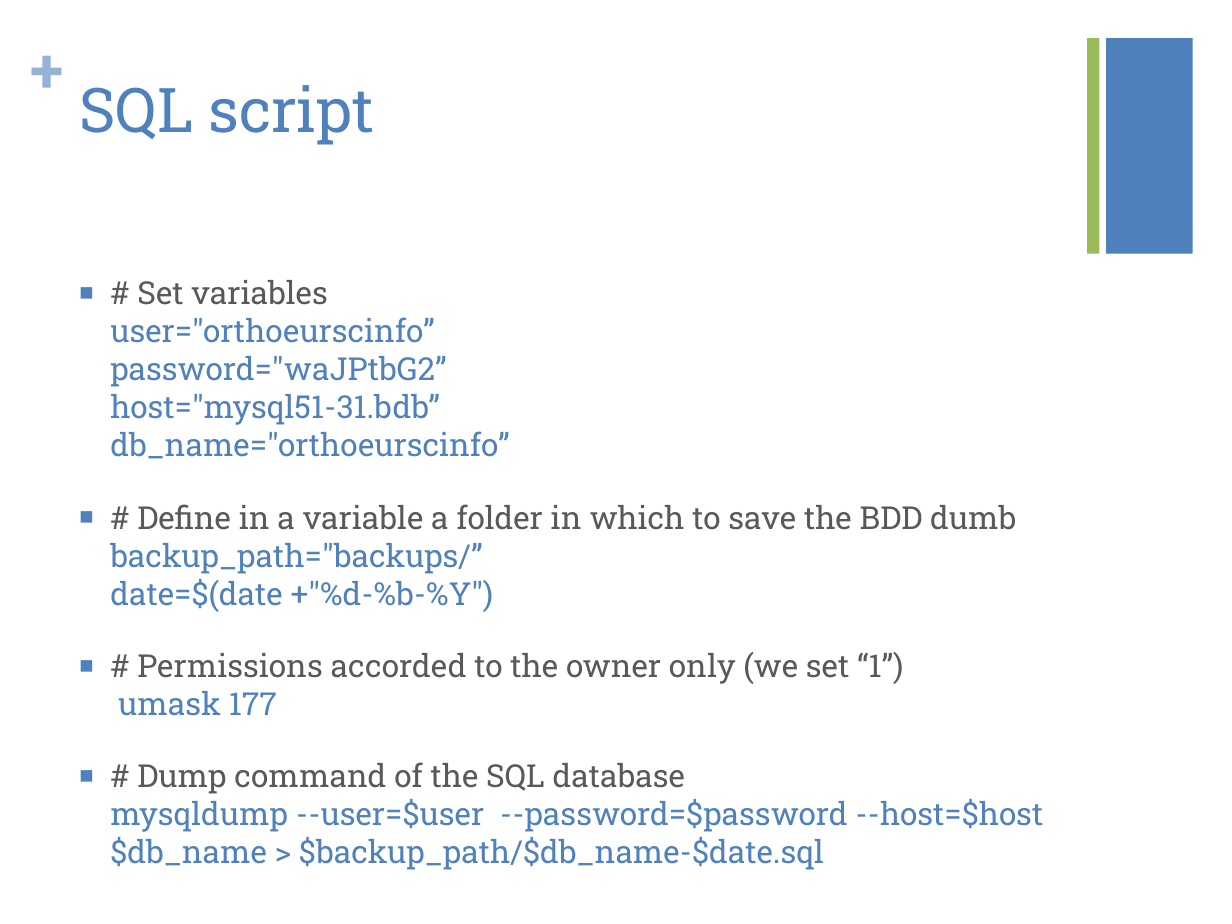
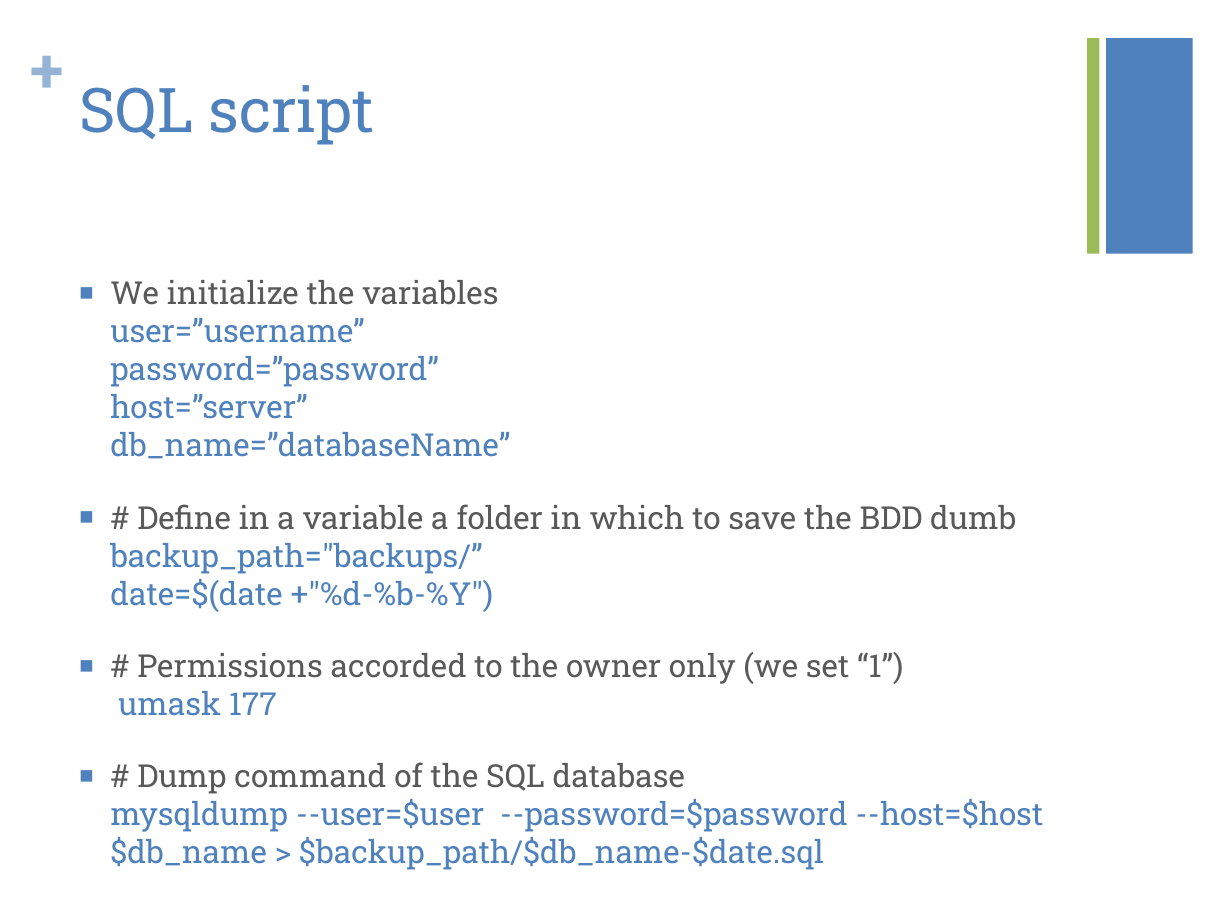
Before and after one commit to kiago/isepse2014, a slide deck: slide 5 of alain.de-christen/05-PresentationPPT/FTP-SQL-Backup-Presentation.pptx. Drawn at 1232x924 pixels with LibreOffice and Linux fonts; fonts in the diff are those of the drawing. Boxes give left, top, right and bottom in pixels: in the first picture for what was removed or moved away, otherwise in the second. Text is boxed around its words. In the diff, an @@ line names an element or a change of style, - is before the commit and + after.

Commit message:
Maj presentation

```diff
--- a/alain.de-christen/05-PresentationPPT/FTP-SQL-Backup-Presentation.pptx
+++ b/alain.de-christen/05-PresentationPPT/FTP-SQL-Backup-Presentation.pptx
@@ text at (110,280,510,459): text changed @@
-■ # Set variables
-  user="orthoeurscinfo”
-  password="waJPtbG2”
-  host="mysql51-31.bdb”
-  db_name="orthoeurscinfo”
+■ We initialize the variables
+  user=”username”
+  password=”password”
+  host=”server”
+  db_name=”databaseName”
```
Also in this commit, not shown: 3 slides added, 1 other file.
